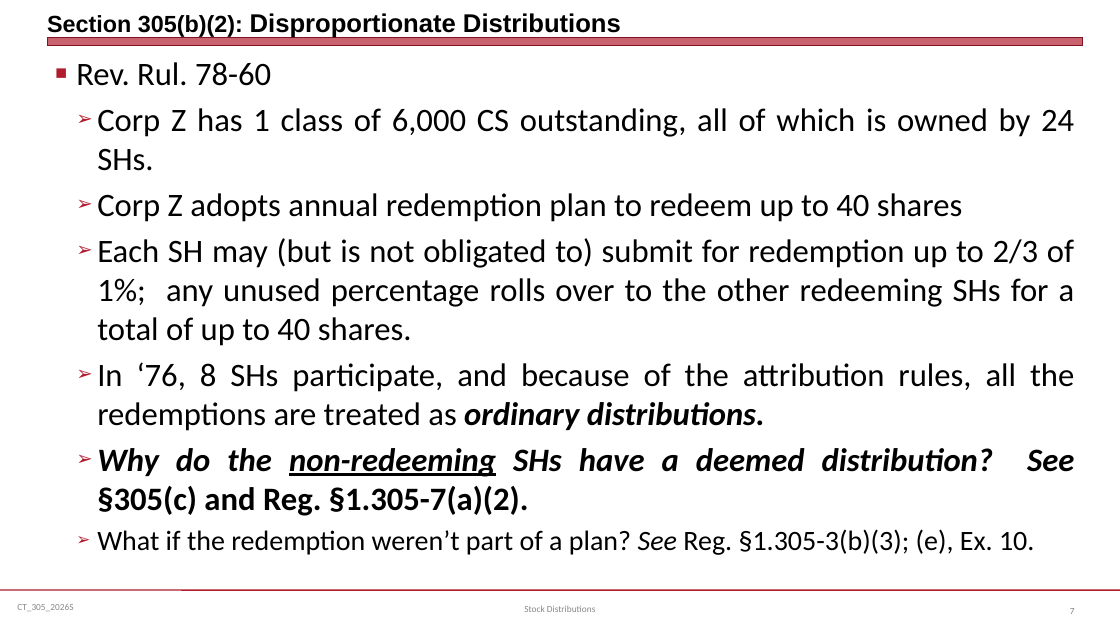
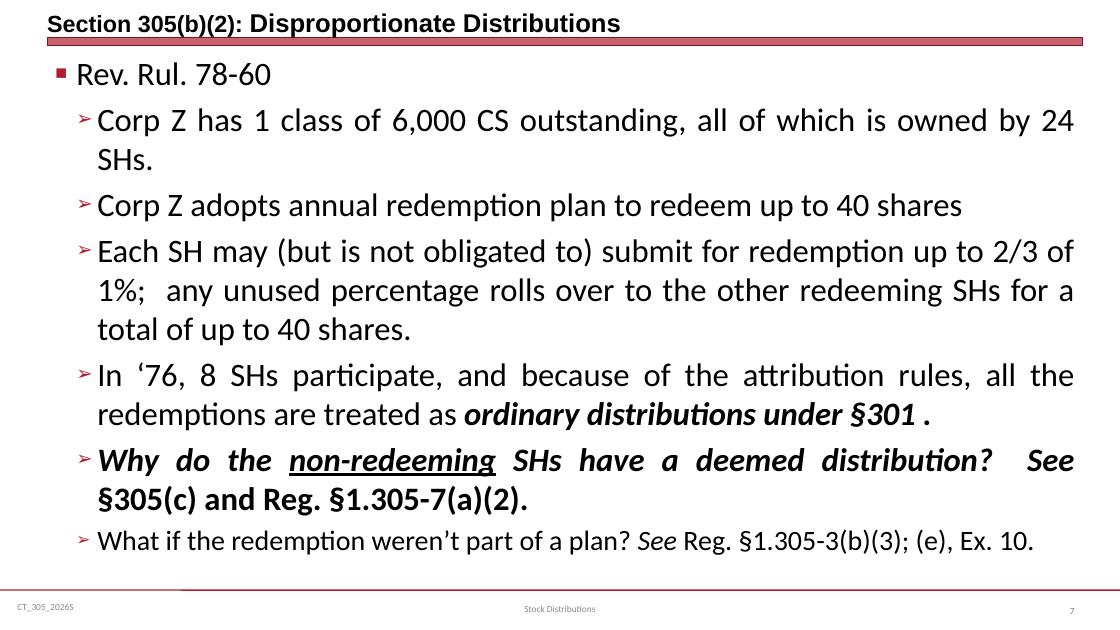
Before and after one commit to jmc877/Corporate-Tax, a slide deck: slide 7 of slides/CT_305_2026S.pptx. Drawn at 1120x630 pixels with LibreOffice and Linux fonts; fonts in the diff are those of the drawing. Boxes give left, top, right and bottom in pixels: in the first picture for what was removed or moved away, otherwise in the second. Text is boxed around its words. In the diff, an @@ line names an element or a change of style, - is before the commit and + after.

```diff
--- a/slides/CT_305_2026S.pptx
+++ b/slides/CT_305_2026S.pptx
@@ text at <box>97,362,1074,431</box>: text changed @@
-  ➢ In ‘76, 8 SHs participate, and because of the attribution rules, all the redemptions are treated as ordinary distributions.
+  ➢ In ‘76, 8 SHs participate, and because of the attribution rules, all the redemptions are treated as ordinary distributions under §301 .
```
Also in this commit, not shown: 4 other slides changed.
